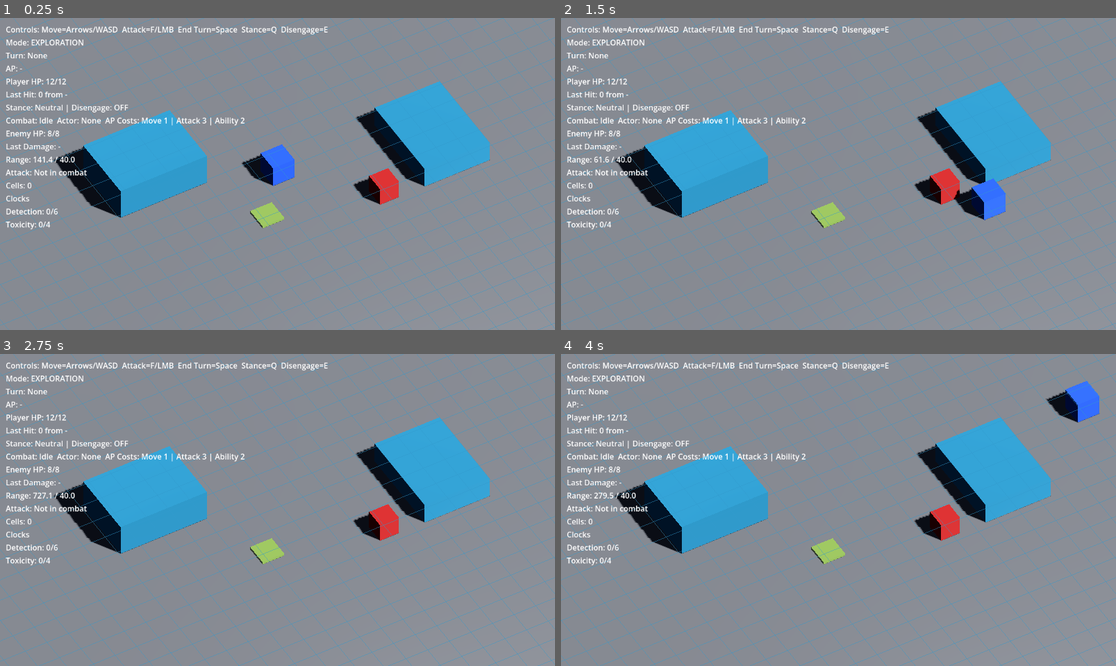
Above: before the commit, frames 1-4 (two rows, left to right).
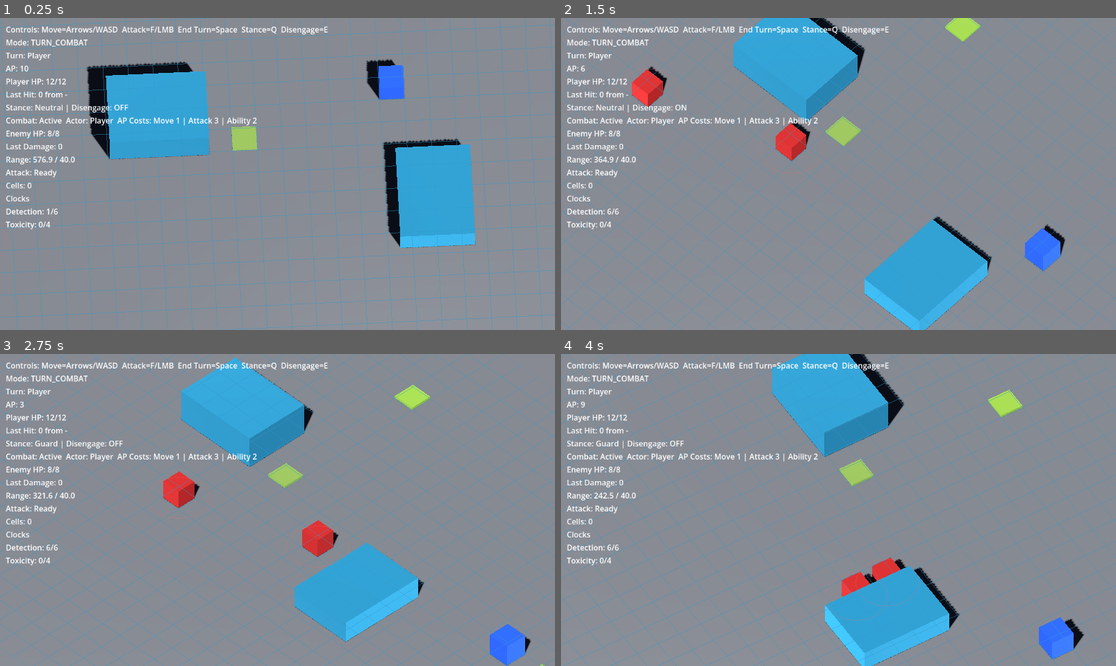
Above: after the commit, the same moments.

Repository: whelanworkmaster/cogs-and-catalysts
Game: Godot game, scene res://scenes/main.tscn
Same seed, same stepped clock (60 frames per second), same inputs: the game is played once before the commit and once after it.
Inputs (mouse positions are in pixels of both pictures, inside the frame that each line leads up to):
- Up to frame 1 (0.25 s): no input
- Up to frame 2 (1.5 s): tap Enter (ui_accept) at 0.5, 0.77 s; move the mouse to (960, 158) at 0.52 s; hold Right (ui_right) 0.53-1.28 s; tap F (attack) at 0.6 s; click (960, 158) at 0.67 s; move the mouse to (727, 189) at 1.27 s; hold Down (ui_down) from 1.28 s (still down); tap E (disengage) at 1.35 s
- Up to frame 3 (2.75 s): tap Enter (ui_accept) at 1.52 s; move the mouse to (333, 441) at 2.02 s; release Down (ui_down) at 2.03 s; hold Right (ui_right) from 2.03 s (still down); tap Q (stance_cycle) at 2.1 s
- Up to frame 4 (4 s): move the mouse to (810, 572) at 2.77 s; release Right (ui_right) at 2.78 s; hold Up (ui_up) 2.78-3.53 s; tap Space at 2.85 s; click (810, 572) at 2.92 s; tap Enter (ui_accept) at 3.02, 3.77 s; move the mouse to (1005, 556) at 3.52 s; hold Left (ui_left) from 3.53 s (still down); tap R at 3.6 s

The runs differ from the first frame. In frame 1, 27% of the frame differs, in the area x 0-100%, y 0-100%; in frame 2, 33%; in frame 3, 31%; in frame 4, 33%.

Commit message:
Phase 9: Enable procgen, add geometric LOS, clean up 2D remnants
- Enable use_procgen and auto_start_combat in main scene
- Add camera follow_target for player tracking during procgen
- Replace physics raycast LOS with geometric line-segment vs rect test
  so buildings reliably block enemy ranged attacks
- Remove all 2D fallback code (Area2D searches, Node2D casts,
  CollisionShape2D lookups)
- Update currentprogress.md to reflect full 3D migration

Co-Authored-By: Claude Opus 4.5 <noreply@anthropic.com>

Diff:
--- a/scenes/main.tscn
+++ b/scenes/main.tscn
@@ -19,14 +19,15 @@
 
 [node name="Main" type="Node3D"]
 script = ExtResource("4_main")
-use_procgen = false
-auto_start_combat = false
+use_procgen = true
+auto_start_combat = true
 
 [node name="CameraRig" type="Node3D" parent="."]
 script = ExtResource("5_camera")
 initial_zoom = 400.0
 min_zoom = 100.0
 max_zoom = 800.0
+follow_target = NodePath("../Player")
 
 [node name="Camera3D" type="Camera3D" parent="CameraRig"]
 projection = 1
--- a/scripts/actors/enemy.gd
+++ b/scripts/actors/enemy.gd
@@ -129,19 +129,10 @@
 		target.take_damage(ranged_attack_damage, self)
 
 func _has_clear_shot(target: Node) -> bool:
-	var space := get_world_3d().direct_space_state if get_world_3d() else null
-	if not space:
-		return true
-	var from: Vector3 = global_position + Vector3(0, 16, 0)
-	var to: Vector3 = Vector3(target.global_position.x, target.global_position.y, target.global_position.z) + Vector3(0, 16, 0)
-	var query := PhysicsRayQueryParameters3D.create(from, to)
-	query.exclude = [get_rid()]
-	query.collide_with_bodies = true
-	query.collide_with_areas = false
-	var result := space.intersect_ray(query)
-	if result.is_empty():
-		return true
-	return result.collider == target
+	var world := get_tree().current_scene
+	if world and world.has_method("has_clear_los"):
+		return world.has_clear_los(global_position, target.global_position)
+	return true
 
 func _spawn_ranged_shot_line(target_pos: Vector3) -> void:
 	var scene := get_tree().current_scene if get_tree() else null
--- a/scripts/world/grid_overlay.gd
+++ b/scripts/world/grid_overlay.gd
@@ -113,9 +113,8 @@
 	if typed.is_empty():
 		var root := get_tree().current_scene
 		if root:
-			for type_name in ["Area3D", "Area2D"]:
-				var found := root.find_children("", type_name, true, false)
-				for node in found:
-					if node is Node and node.has_node("ElevationBlocker"):
-						typed.append(node)
+			var found := root.find_children("", "Area3D", true, false)
+			for node in found:
+				if node is Node and node.has_node("ElevationBlocker"):
+					typed.append(node)
 	return typed
--- a/scripts/world/main.gd
+++ b/scripts/world/main.gd
@@ -75,11 +75,10 @@
 		var root := get_tree().current_scene
 		if root:
 			var filtered: Array[Node] = []
-			for type_name in ["Area3D", "Area2D"]:
-				var found := root.find_children("", type_name, true, false)
-				for node in found:
-					if node is Node and node.has_node("ElevationBlocker"):
-						filtered.append(node)
+			var found := root.find_children("", "Area3D", true, false)
+			for node in found:
+				if node is Node and node.has_node("ElevationBlocker"):
+					filtered.append(node)
 			obstacles = filtered
 	for obstacle in obstacles:
 		var rect := _get_obstacle_rect_from_node(obstacle)
@@ -265,15 +264,11 @@
 	if player is Node3D:
 		var p3: Vector3 = (player as Node3D).global_position
 		player_pos = Vector2(p3.x, p3.z)
-	elif player is Node2D:
-		player_pos = (player as Node2D).global_position
 	var enemies := get_tree().get_nodes_in_group("enemy")
 	for enemy in enemies:
 		if enemy is Node3D:
 			var ep: Vector3 = (enemy as Node3D).global_position
 			avoid_points.append(Vector2(ep.x, ep.z))
-		elif enemy is Node2D:
-			avoid_points.append((enemy as Node2D).global_position)
 	var placed_vents: Array[Vector2] = []
 	for vent in vents:
 		var node := vent as Node3D
@@ -304,8 +299,6 @@
 	if player is Node3D:
 		var p3: Vector3 = (player as Node3D).global_position
 		player_pos = Vector2(p3.x, p3.z)
-	elif player is Node2D:
-		player_pos = (player as Node2D).global_position
 	for enemy in enemies:
 		var node := enemy as Node3D
 		if not node:
@@ -326,8 +319,6 @@
 	if _is_valid_position(pos):
 		if player is Node3D:
 			(player as Node3D).global_position = Vector3(pos.x, 0, pos.y)
-		elif player is Node2D:
-			(player as Node2D).global_position = pos
 
 func _try_place_rect(size: Vector2, placed_rects: Array[Rect2]) -> Vector2:
 	var attempts: int = maxi(procgen_attempts, 10)
@@ -503,6 +494,69 @@
 	var dy: float = minf(pos.y - min_y, max_y - pos.y)
 	return minf(dx, dy)
 
+func has_clear_los(from_pos: Vector3, to_pos: Vector3) -> bool:
+	var a := Vector2(from_pos.x, from_pos.z)
+	var b := Vector2(to_pos.x, to_pos.z)
+	var obstacles: Array[Node] = _get_nav_obstacles()
+	for obstacle in obstacles:
+		var rect := _los_rect_for_obstacle(obstacle)
+		if rect.size == Vector2.ZERO:
+			continue
+		if _segment_intersects_rect(a, b, rect):
+			return false
+	return true
+
+func _los_rect_for_obstacle(obstacle: Node) -> Rect2:
+	if not obstacle is Node3D:
+		return Rect2()
+	var node := obstacle as Node3D
+	var center := Vector2(node.global_position.x, node.global_position.z)
+	if "building_size" in node:
+		var bs: Vector3 = node.building_size
+		var size := Vector2(bs.x, bs.z)
+		return Rect2(center - size * 0.5, size)
+	return _get_obstacle_rect(obstacle)
+
+func _segment_intersects_rect(a: Vector2, b: Vector2, rect: Rect2) -> bool:
+	var min_pt := rect.position
+	var max_pt := rect.position + rect.size
+	var d := b - a
+	var t_min := 0.0
+	var t_max := 1.0
+	# Check X slab
+	if abs(d.x) < 0.0001:
+		if a.x < min_pt.x or a.x > max_pt.x:
+			return false
+	else:
+		var inv_d := 1.0 / d.x
+		var t1 := (min_pt.x - a.x) * inv_d
+		var t2 := (max_pt.x - a.x) * inv_d
+		if t1 > t2:
+			var tmp := t1
+			t1 = t2
+			t2 = tmp
+		t_min = maxf(t_min, t1)
+		t_max = minf(t_max, t2)
+		if t_min > t_max:
+			return false
+	# Check Y slab (Z in world space)
+	if abs(d.y) < 0.0001:
+		if a.y < min_pt.y or a.y > max_pt.y:
+			return false
+	else:
+		var inv_d := 1.0 / d.y
+		var t1 := (min_pt.y - a.y) * inv_d
+		var t2 := (max_pt.y - a.y) * inv_d
+		if t1 > t2:
+			var tmp := t1
+			t1 = t2
+			t2 = tmp
+		t_min = maxf(t_min, t1)
+		t_max = minf(t_max, t2)
+		if t_min > t_max:
+			return false
+	return true
+
 func _is_point_inside_obstacle(pos: Vector2) -> bool:
 	var obstacles: Array[Node] = _get_nav_obstacles()
 	for obstacle in obstacles:
@@ -533,15 +587,6 @@
 			var world_pos: Vector3 = shape_3d.global_transform.origin
 			var xz_size := Vector2(box_shape.size.x, box_shape.size.z)
 			return Rect2(Vector2(world_pos.x, world_pos.z) - xz_size * 0.5, xz_size)
-	# Fallback to 2D shape
-	var shape_2d := zone.get_node_or_null("ElevationBlocker/CollisionShape2D")
-	if shape_2d and shape_2d is CollisionShape2D:
-		var rect_shape := shape_2d.shape as RectangleShape2D
-		if rect_shape:
-			var world_center: Vector2 = shape_2d.global_transform.origin
-			var scale: Vector2 = shape_2d.global_transform.get_scale().abs()
-			var size: Vector2 = rect_shape.size * scale
-			return Rect2(world_center - size * 0.5, size)
 	return Rect2()
 
 func _get_nav_obstacles() -> Array[Node]:
@@ -553,12 +598,10 @@
 	if typed.is_empty():
 		var root := get_tree().current_scene
 		if root:
-			# Search both 3D and 2D areas for backwards compatibility
-			for type_name in ["Area3D", "Area2D"]:
-				var found := root.find_children("", type_name, true, false)
-				for node in found:
-					if node is Node and node.has_node("ElevationBlocker"):
-						typed.append(node)
+			var found := root.find_children("", "Area3D", true, false)
+			for node in found:
+				if node is Node and node.has_node("ElevationBlocker"):
+					typed.append(node)
 	return typed
 
 func _get_steam_vents() -> Array[Node]:
@@ -570,9 +613,8 @@
 	if typed.is_empty():
 		var root := get_tree().current_scene
 		if root:
-			for type_name in ["Area3D", "Area2D"]:
-				var found := root.find_children("", type_name, true, false)
-				for node in found:
-					if node is Node and node.get_script() == STEAM_VENT_SCRIPT:
-						typed.append(node)
+			var found := root.find_children("", "Area3D", true, false)
+			for node in found:
+				if node is Node and node.get_script() == STEAM_VENT_SCRIPT:
+					typed.append(node)
 	return typed
Not shown, changed: docs/currentprogress.md
